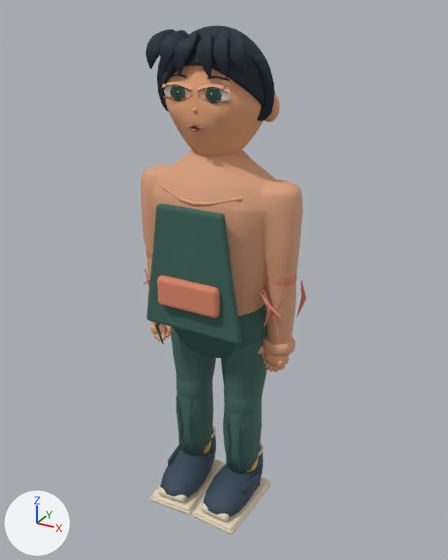
The Blender file models/atrium/residents/xu.blend, before and after one commit.
One viewpoint serves both versions: a 50 mm camera at (0.986, -1.75, 1.791) aimed at (0.013, 0.019, 0.906). Every picture has the same lights, and +X, +Y and +Z are marked at lower left. The first picture is the older version.

In view in the first picture: 'Apron soft patch pocket', 'Cotton plant apron', 'Hair continuous scalp', 'Hair swept fringe 1', 'Hair swept fringe 3', 'Hair swept fringe 4', 'Hair temple 1', 'Head', 'SkinnedArticulationCore', 'SkinnedArticulationDetail', 'SkirtHipFoundation' and 17 more.
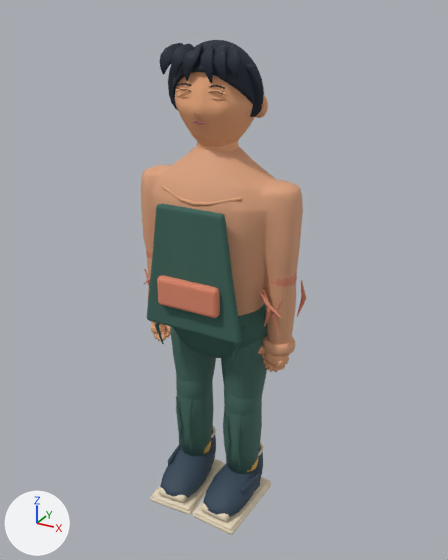
ob_headpivot is not drawn itself; it is the parent of ob_head, ob_earshell__1, ob_earconcha__1, ob_eyepivot__1, ob_browpivot__1, ob_earshell_1, ob_earconcha_1, ob_eyepivot_1.
ob_eyepivot__1 is not drawn itself; it is the parent of ob_eyewhite__1, ob_iris__1, ob_iriscore__1, ob_pupil__1, ob_eyeglint__1, ob_eyecanthus__1, ob_upperlidskin__1, ob_lowerlidskin__1.

Where the newer file only moved an object's origin or applied its transform, the numbers keep the older frame.

Location of each change, [x1, y1, x2, y2] in pixels of the pictures (448 x 560 px):
```json
{"object": "Head", "change": "rescaled", "before": [165, 65, 264, 157], "after": [175, 72, 255, 147], "on screen": "19% narrower, 18% shorter"}
{"object": "Hair continuous scalp", "change": "rescaled", "before": [162, 25, 275, 121], "after": [172, 40, 264, 117], "on screen": "18% narrower, 20% shorter"}
{"object": "Hair temple 1", "change": "rescaled", "before": [253, 55, 274, 121], "after": [246, 64, 263, 117], "on screen": "18% narrower, 19% shorter"}
{"object": "Hair swept fringe 1", "change": "rescaled", "before": [160, 30, 189, 73], "after": [171, 44, 195, 78], "on screen": "17% narrower, 20% shorter"}
{"object": "Hair swept fringe 2", "change": "rescaled", "before": [174, 30, 199, 77], "after": [183, 44, 203, 81], "on screen": "19% narrower, 21% shorter"}
{"object": "Hair swept fringe 0", "change": "rescaled", "before": [146, 29, 175, 69], "after": [159, 43, 183, 75], "on screen": "17% narrower, 20% shorter"}
{"object": "Hair swept fringe 5", "change": "rescaled", "before": [229, 31, 246, 74], "after": [227, 44, 240, 79], "on screen": "22% narrower, 18% shorter"}
{"object": "Hair swept fringe 4", "change": "rescaled", "before": [212, 31, 229, 76], "after": [213, 45, 227, 81], "on screen": "17% narrower, 20% shorter"}
{"object": "Hair swept fringe 3", "change": "rescaled", "before": [196, 30, 213, 79], "after": [200, 44, 214, 83], "on screen": "17% narrower, 20% shorter"}
{"object": "Hair temple -1", "change": "rescaled", "before": [157, 59, 169, 112], "after": [168, 67, 178, 110], "on screen": "15% narrower, 19% shorter"}
{"object": "EarShell_1", "change": "rescaled", "before": [265, 94, 280, 122], "after": [256, 95, 268, 118], "on screen": "19% narrower, 17% shorter"}
{"object": "UpperLidSkin_1", "change": "rescaled", "before": [197, 84, 230, 93], "after": [209, 89, 226, 94]}
{"object": "UpperLidSkin_-1", "change": "rescaled", "before": [162, 82, 193, 90], "after": [176, 88, 191, 91]}
{"object": "Brow_1", "change": "rescaled", "before": [207, 76, 230, 81], "after": [209, 85, 225, 89], "on screen": "29% narrower, 17% shorter"}
{"object": "EyeWhite_-1", "change": "reshaped", "before": [164, 86, 187, 97], "on screen": "not visible afterwards"}
{"object": "Brow_-1", "change": "rescaled", "before": [167, 74, 187, 78], "after": [178, 83, 192, 86], "on screen": "29% narrower, 20% shorter"}
{"object": "LowerLidSkin_1", "change": "rescaled", "before": [200, 98, 229, 103], "after": [212, 99, 225, 101]}
{"object": "LowerLidSkin_-1", "change": "rescaled", "before": [163, 96, 191, 100], "after": [176, 96, 190, 98]}
{"object": "MouthClosed", "change": "rescaled", "before": [186, 125, 205, 130], "after": [191, 121, 207, 124]}
{"object": "UpperLid_1", "change": "rescaled", "before": [197, 86, 228, 93], "after": [208, 91, 225, 95]}
{"object": "UpperLid_-1", "change": "rescaled", "before": [162, 84, 191, 92], "on screen": "not visible afterwards"}
{"object": "NoseTip", "change": "no longer drawn", "before": [192, 108, 197, 112]}
```

Edits to the scene script, one JSON object a line:
```json
{"op": "set", "path": "ob_headpivot.scale", "old": "(0.76, 0.726, 0.722)", "new": "(0.62, 0.592, 0.589)"}
{"op": "set", "path": "ob_eyepivot__1.scale", "old": "(1.0, 1.0, 1.0)", "new": "(0.82, 0.4, 0.72)"}
```
